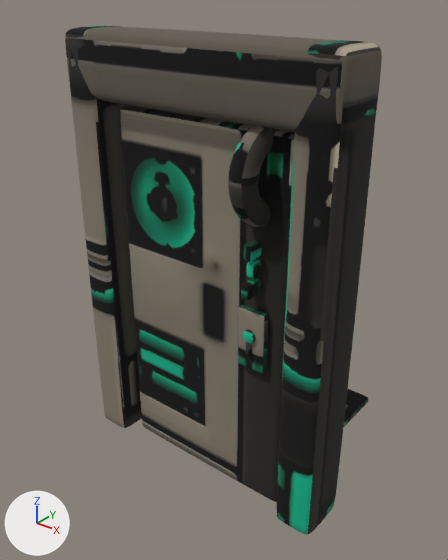
A saved change to the glTF model public/models/keys.glb.
One viewpoint serves both versions: a 50 mm camera at (1.89, -2.21, 2.61) aimed at (0.04, 0.1, 1.18). Every picture has the same lights, and +X, +Y and +Z are marked at lower left. The picture after the commit comes second. Where no turn or scale is listed for an object, it has been applied to the vertices. Vertices at exactly the same position are counted once.

The older version as bpy lines, for what is in view:
```python
me_door_mesh = bpy.data.meshes.new('Door_mesh')
me_door_mesh.from_pydata(...)  # 860 vertices, 1704 faces; spans x -0.53..0.53, y -0.09..0.09, z -1.02..1.02
me_door_mesh.materials.append(mat_keys_baked)  # picture img_keys_bake
me_frame_mesh = bpy.data.meshes.new('Frame_mesh')
me_frame_mesh.from_pydata(...)  # 1100 vertices, 2232 faces; spans x -0.8..0.8, y -0.16..0.16, z -1.2..1.2
me_frame_mesh.materials.append(mat_keys_baked)  # picture img_keys_bake
me_inside_mesh = bpy.data.meshes.new('Inside_mesh')
me_inside_mesh.from_pydata(...)  # 386 vertices, 768 faces; spans x -0.5..0.5, y -0.45..0.45, z -0.03..0.03
me_inside_mesh.materials.append(mat_keys_baked)  # picture img_keys_bake
me_key_mesh = bpy.data.meshes.new('Key_mesh')
me_key_mesh.from_pydata(...)  # 1394 vertices, 2768 faces; spans x -0.078..0.078, y -0.24..0.24, z -0.416..0.416
me_key_mesh.materials.append(mat_keys_baked)  # picture img_keys_bake
ob_door_mesh = bpy.data.objects.new('Door_mesh', me_door_mesh)
ob_door_mesh.location = (0.0, -0.033, 1.018)
ob_frame_mesh = bpy.data.objects.new('Frame_mesh', me_frame_mesh)
ob_frame_mesh.location = (0.0, 0.0, 1.2)
ob_inside_mesh = bpy.data.objects.new('Inside_mesh', me_inside_mesh)
ob_inside_mesh.location = (0.0, 0.66, 0.03)
ob_key_mesh = bpy.data.objects.new('Key_mesh', me_key_mesh)
ob_key_mesh.location = (0.36, 0.0, 1.658)
```
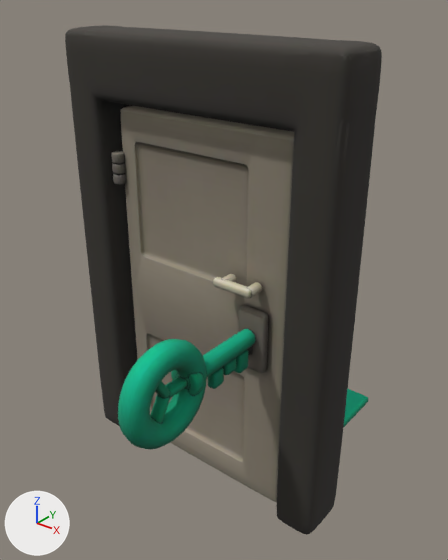
Where the newer file only moved an object's origin or applied its transform, the numbers keep the older frame.

Changed parts and their boxes [x1, y1, x2, y2] in the pictures (448 x 560 px; the box of a moved part takes in the faces that stretch with it):
'Door_mesh', reshaped: before [120, 106, 295, 502]; after [111, 106, 294, 502]
'Key_mesh', reshaped, moved: before [228, 125, 280, 300]; after [118, 329, 256, 449]
part 1 of me_door_mesh, cut back: before [121, 108, 294, 502]; after [111, 106, 294, 502]
part 2 of me_door_mesh, surface changed: [238, 305, 268, 373] in both
part 3 of me_key_mesh, moved or reshaped: before [241, 278, 261, 300]; after [235, 350, 248, 373]
part 4 of me_key_mesh, moved or reshaped: before [246, 259, 261, 278]; after [223, 358, 236, 375]
part 5 of me_key_mesh, moved or reshaped: before [244, 240, 262, 261]; after [207, 367, 224, 389]
part 6 of me_key_mesh, added: after [165, 377, 188, 398]
part 7 of me_key_mesh, added: after [155, 381, 170, 398]
part 8 of me_key_mesh, added: after [150, 394, 170, 423]
part 9 of me_key_mesh, moved or reshaped: before [228, 125, 280, 227]; after [118, 329, 256, 449]
part 10 of me_frame_mesh, moved or reshaped: before [275, 38, 382, 165]; after [275, 38, 382, 168]
part 11 of me_frame_mesh, moved or reshaped: [65, 26, 134, 122] in both
part 12 of me_frame_mesh, surface changed: [65, 25, 382, 535] in both
part 13 of me_inside_mesh, surface changed (black to green): [343, 389, 368, 428] in both

Patch to the scene script:
```diff
--- a/public/models/keys.glb.py
+++ b/public/models/keys.glb.py
@@ me_door_mesh @@
-me_door_mesh.from_pydata(...)  # 860 vertices, 1704 faces; spans x -0.53..0.53, y -0.09..0.09, z -1.02..1.02
+me_door_mesh.from_pydata(...)  # 6459 vertices, 12866 faces; spans x -0.57..0.53, y -0.14..0.09, z -1.02..1.02
+# me_door_mesh part 1: 47 vertices moved within x -0.52..0.53, y -0.05..0.08, z -1.01..1.01; 12 vertices removed from x -0.33..0.35, y -0.08..0.09, z -1.0..1.0; 5611 vertices added at x -0.57..0.53, y -0.14..0.09, z -1.02..1.02
+# me_door_mesh part 2: 810 kept faces spanning x -0.53..0.52, y -0.09..0.07, z -1.0..1.0 get new texture (UV) coordinates
 me_door_mesh.materials.append(mat_keys_baked)
@@ me_key_mesh @@
-me_key_mesh.from_pydata(...)  # 1394 vertices, 2768 faces; spans x -0.078..0.078, y -0.24..0.24, z -0.416..0.416
+me_key_mesh.from_pydata(...)  # 1562 vertices, 3092 faces; spans x -0.078..0.078, y -0.416..0.416, z -0.24..0.24
+# me_key_mesh part 3: the loose piece of 56 vertices spanning x -0.024..0.024, y -0.16..-0.048, z -0.392..-0.312 is turned 90 degrees about the x axis through the mesh origin
+# me_key_mesh part 4: the loose piece of 56 vertices spanning x -0.024..0.024, y -0.12..-0.048, z -0.296..-0.216 is turned 90 degrees about the x axis through the mesh origin
+# me_key_mesh part 5: the loose piece of 56 vertices spanning x -0.024..0.024, y -0.144..-0.048, z -0.2..-0.12 is turned 90 degrees about the x axis through the mesh origin
+# me_key_mesh part 6: a new loose piece of 56 vertices spanning x -0.028..0.028, y -0.192..0.0, z -0.02..0.02, in mat_keys_baked (picture img_keys_bake)
+# me_key_mesh part 7: a new loose piece of 56 vertices spanning x -0.028..0.028, y -0.275..-0.156, z -0.018..0.157, in mat_keys_baked (picture img_keys_bake)
+# me_key_mesh part 8: a new loose piece of 56 vertices spanning x -0.028..0.028, y -0.275..-0.156, z -0.157..0.018, in mat_keys_baked (picture img_keys_bake)
+# me_key_mesh part 9: 2 vertices moved within x -0.065..0.065, y -0.044, z 0.044; 1216 vertices removed from x -0.078..0.078, y -0.24..0.24, z -0.416..0.416; 1216 vertices added at x -0.078..0.078, y -0.416..0.416, z -0.24..0.24
 me_key_mesh.materials.append(mat_keys_baked)
@@ me_frame_mesh @@
-me_frame_mesh.from_pydata(...)  # 1100 vertices, 2232 faces; spans x -0.8..0.8, y -0.16..0.16, z -1.2..1.2
+me_frame_mesh.from_pydata(...)  # 1205 vertices, 2404 faces; spans x -0.8..0.8, y -0.16..0.16, z -1.2..1.2
+# me_frame_mesh part 10: 1 vertex moved within x 0.78, y -0.13, z 1.17; 132 vertices removed from x 0.56..0.8, y -0.15..0.15, z 0.86..1.2; 192 vertices added at x 0.56..0.8, y -0.16..0.16, z 0.86..1.2
+# me_frame_mesh part 11: 132 vertices removed from x -0.8..-0.56, y -0.15..0.15, z 0.86..1.2; 177 vertices added at x -0.8..-0.56, y -0.16..0.16, z 0.86..1.2
+# me_frame_mesh part 12: 1294 kept faces spanning x -0.8..0.8, y -0.16..0.16, z -1.2..1.2 get new texture (UV) coordinates
 me_frame_mesh.materials.append(mat_keys_baked)
@@ me_inside_mesh @@
 me_inside_mesh.from_pydata(...)  # 386 vertices, 768 faces; spans x -0.5..0.5, y -0.45..0.45, z -0.03..0.03
+# me_inside_mesh part 13: texture (UV) coordinates of 768 of 768 faces, centred in x -0.499..0.499, y -0.449..0.449, z -0.029..0.029, changed; they spanned u 0.01..0.99, v 0.45..0.94 and now span u 0.01..0.59, v 0.08..0.99
 me_inside_mesh.materials.append(mat_keys_baked)
@@ ob_key_mesh @@
 ob_key_mesh = bpy.data.objects.new('Key_mesh', me_key_mesh)
-ob_key_mesh.location = (0.36, 0.0, 1.658)
+ob_key_mesh.location = (0.36, -0.528, 1.05)
```
